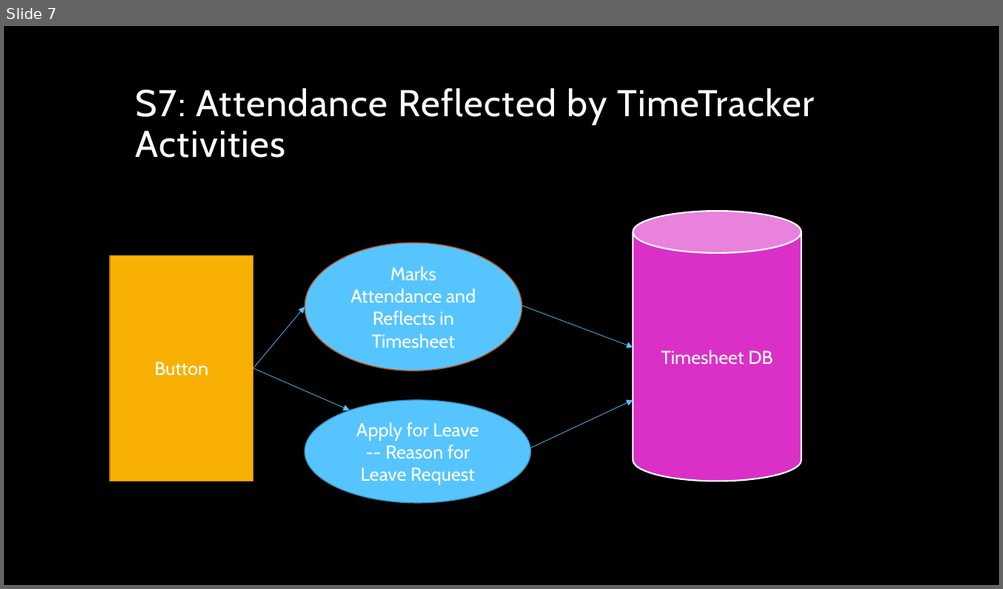
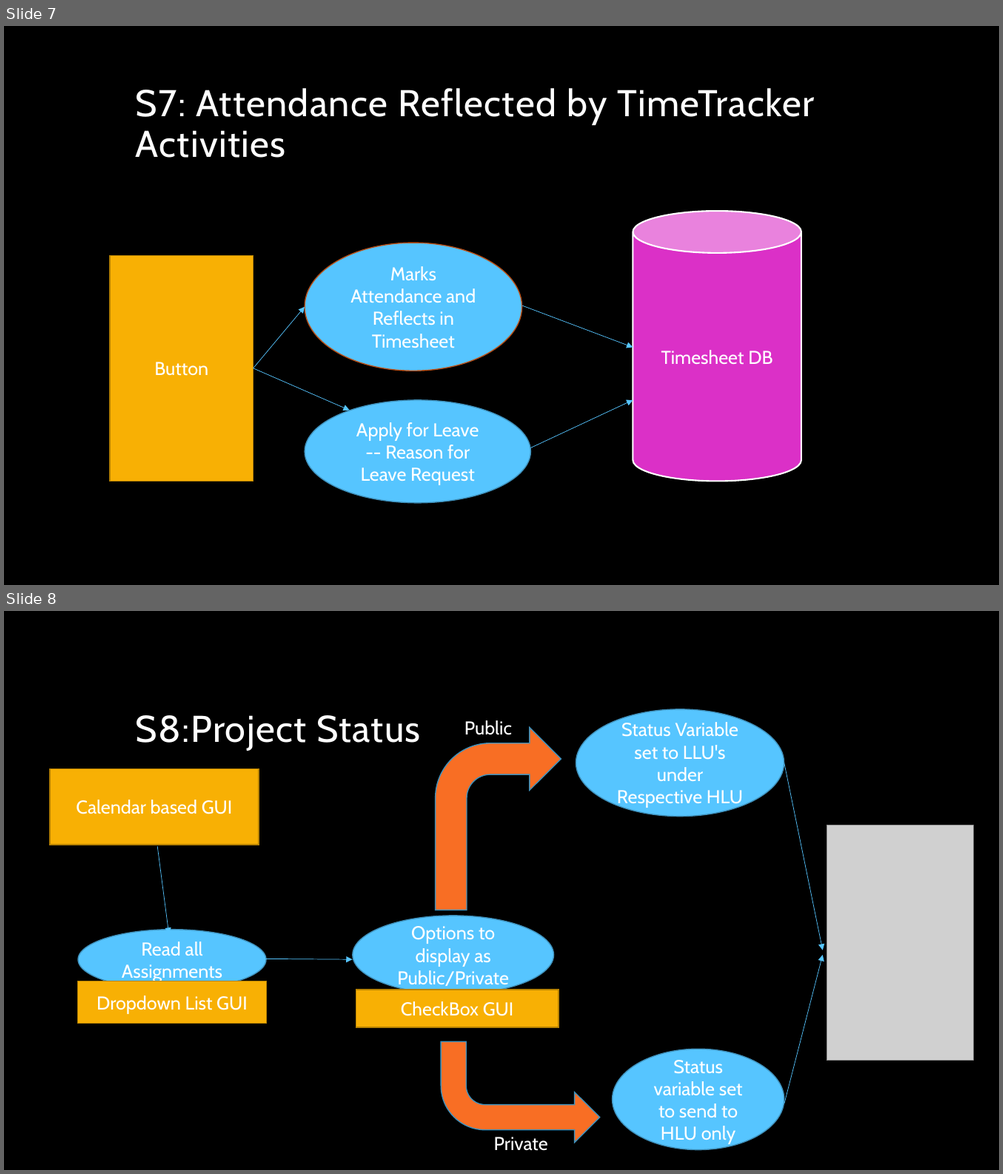
Before and after one commit to arnyboy101/InsemiTimeSheet, a slide deck: SubRoutine Diagrams/Time Tracker.pptx. Shown one above the other, each under a label of ours: slide 7 before the commit, slides 7 and 8 after it. The pictures are 1003x589 and 1003x1174 pixels, drawn with LibreOffice and Linux fonts; fonts in the diff are those of the drawing; grey boxes stand for pictures; background and template pictures are left out. Boxes give left, top, right and bottom in pixels: in the first picture for what was removed or moved away, otherwise in the second. Text is boxed around its words. In the diff, an @@ line names an element or a change of style, - is before the commit and + after.

```diff
--- a/SubRoutine Diagrams/Time Tracker.pptx
+++ b/SubRoutine Diagrams/Time Tracker.pptx
@@ slide 8 added at bbox=[4, 611, 999, 1170], background picture (left out) @@
@@ title added at bbox=[136, 715, 420, 750], 36 pt, text #FFFFFF @@
+S8:Project Status
@@ text added at bbox=[464, 721, 512, 735], 18 pt, text #FFFFFF @@
+Public
@@ ellipse added at bbox=[575, 709, 784, 817], fill #56C5FF, outline #4092BD 1 pt, 18 pt, text #FFFFFF @@
+Status Variable set to LLU's under Respective HLU
@@ bent arrow added at bbox=[435, 727, 560, 910], fill #F86E24, outline #4092BD 1 pt @@
@@ arrow added from (784, 763) to (822, 951), #56C5FF 0.5 pt @@
@@ rectangle added at bbox=[51, 769, 259, 846], fill #F8B004, outline #B78203 1 pt, 18 pt, text #FFFFFF @@
+Calendar based GUI
@@ picture added at bbox=[826, 825, 973, 1061] @@
@@ arrow added from (158, 847) to (169, 934), #56C5FF 0.5 pt @@
@@ ellipse added at bbox=[353, 916, 554, 994], fill #56C5FF, outline #4092BD 1 pt, 18 pt, text #FFFFFF @@
+Options to display as Public/Private
@@ ellipse added at bbox=[78, 930, 266, 990], fill #56C5FF, outline #4092BD 1 pt, 18 pt, text #FFFFFF @@
+Read all Assignments
@@ arrow added from (265, 960) to (353, 960), #56C5FF 0.5 pt @@
@@ arrow added from (784, 1104) to (822, 955), #56C5FF 0.5 pt @@
@@ rectangle added at bbox=[78, 982, 267, 1025], fill #F8B004, outline #B78203 1 pt, 18 pt, text #FFFFFF @@
+Dropdown List GUI
@@ rectangle added at bbox=[356, 990, 558, 1028], fill #F8B004, outline #B78203 1 pt, 18 pt, text #FFFFFF @@
+CheckBox GUI
@@ bent arrow added at bbox=[441, 1042, 600, 1143], fill #F86E24, outline #4092BD 1 pt @@
@@ ellipse added at bbox=[612, 1050, 784, 1150], fill #56C5FF, outline #4092BD 1 pt, 18 pt, text #FFFFFF @@
+Status variable set to send to HLU only
@@ text added at bbox=[494, 1137, 548, 1151], 18 pt, text #FFFFFF @@
+Private
```
Also in this commit, not shown: 1 other file.
